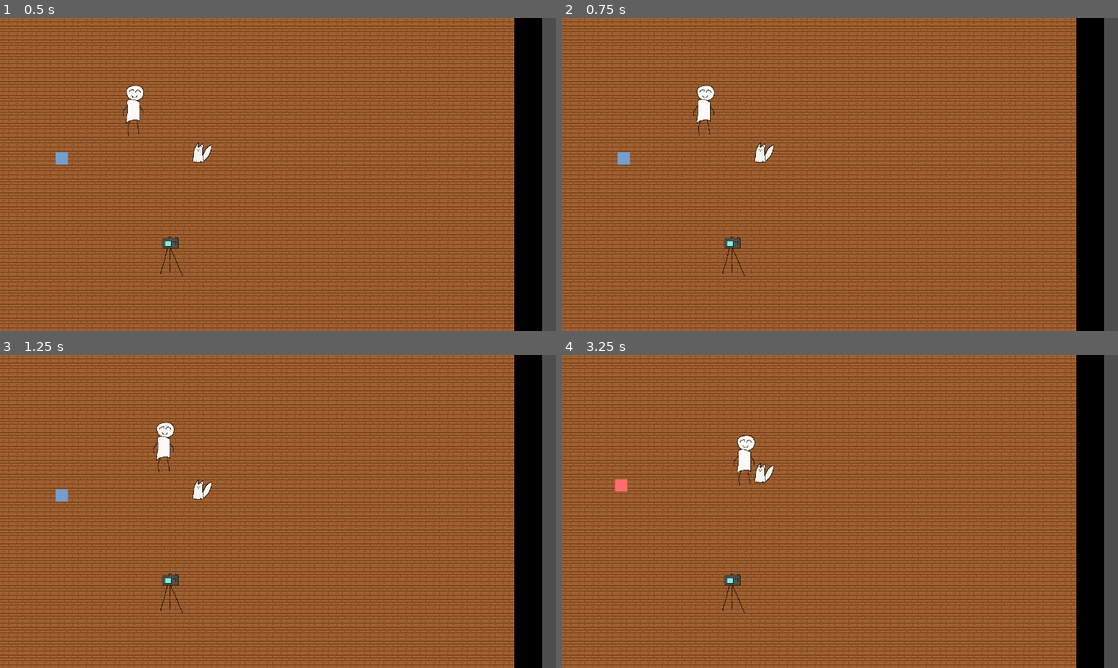
Above: before the commit, frames 1-4 (two rows, left to right).
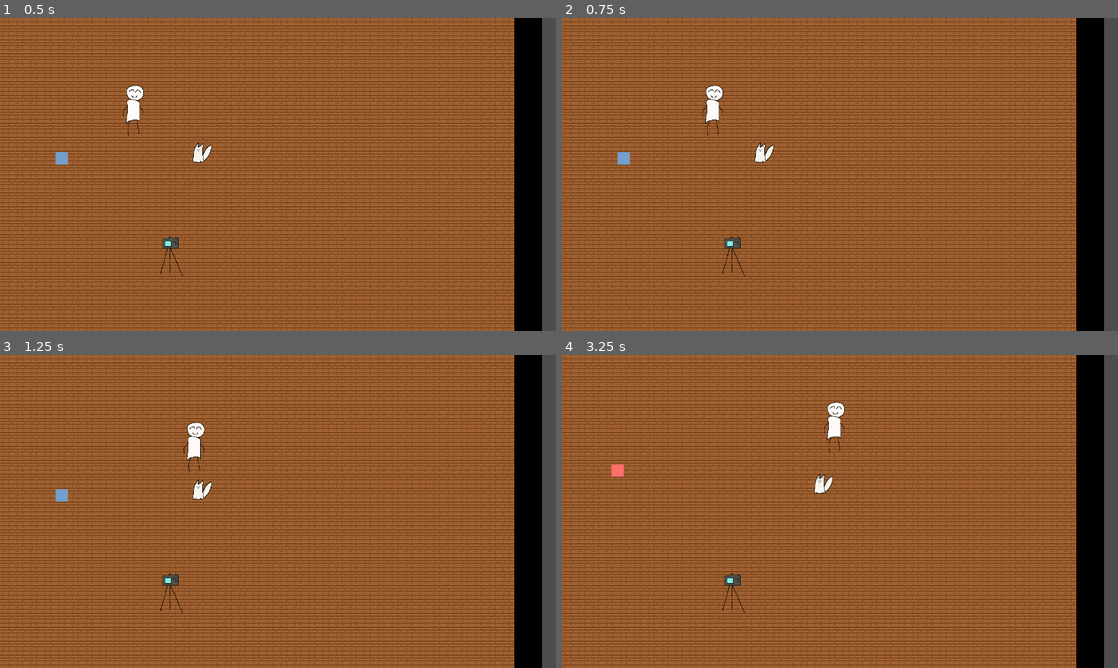
Above: after the commit, the same moments.

Repository: Mad2F/Catografy
Game: Godot game, scene res://code/main.tscn
The game is run twice, just before and just after one commit, with the same random seed, the same clock (stepped at 60 frames per second) and the same inputs.
Inputs:
- Up to frame 1 (0.5 s): no input
- Up to frame 2 (0.75 s): tap Enter at 0.5 s; hold Right (move_right) from 0.53 s (still down); tap E (main_action) at 0.6 s
- Up to frame 3 (1.25 s): keep holding Right (move_right)
- Up to frame 4 (3.25 s): release Right (move_right) at 1.28 s; hold Down (move_down) 1.28-2.03 s; tap E (main_action) at 1.35, 2.1, 2.85 s; hold Right (move_right) 2.03-2.78 s; hold Up (move_up) from 2.78 s (still down)

Frame 1 is identical in both runs. In frame 2, 0.4% of the frame differs, in the area x 23-29%, y 21-38%; in frame 3, 0.6%; in frame 4, 1.1%, in the area x 8-51%, y 14-45%.

Commit message:
fix: speed

Diff:
--- a/code/Characters/Player.gd
+++ b/code/Characters/Player.gd
@@ -1,7 +1,7 @@
 class_name Player
 extends CharacterBody2D
 
-@export var move_speed : float = 100
+@export var move_speed : float = 200
 @export var turn_speed : float = 10
 @onready var sprite : Sprite2D = $Sprite2D
 
--- a/code/scripts/cat.gd
+++ b/code/scripts/cat.gd
@@ -4,8 +4,8 @@
 #behaviors
 var map = {"hiding": 10, "licking": 10, "sitting": 40, "standing": 30, "walking":40, "zoomies":25}
 var total_weight : float = sum_array(map.values())
-var zoomies_speed : float = 100
-var walking_speed : float = 20
+var zoomies_speed : float = 250
+var walking_speed : float = 50
 var picked_up : bool = false
 
 #time related aspects
